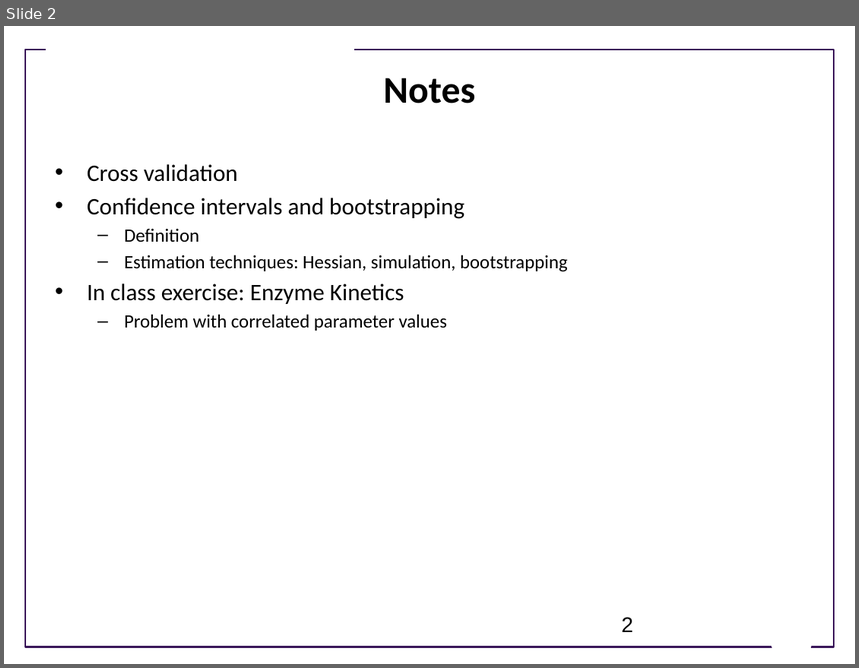
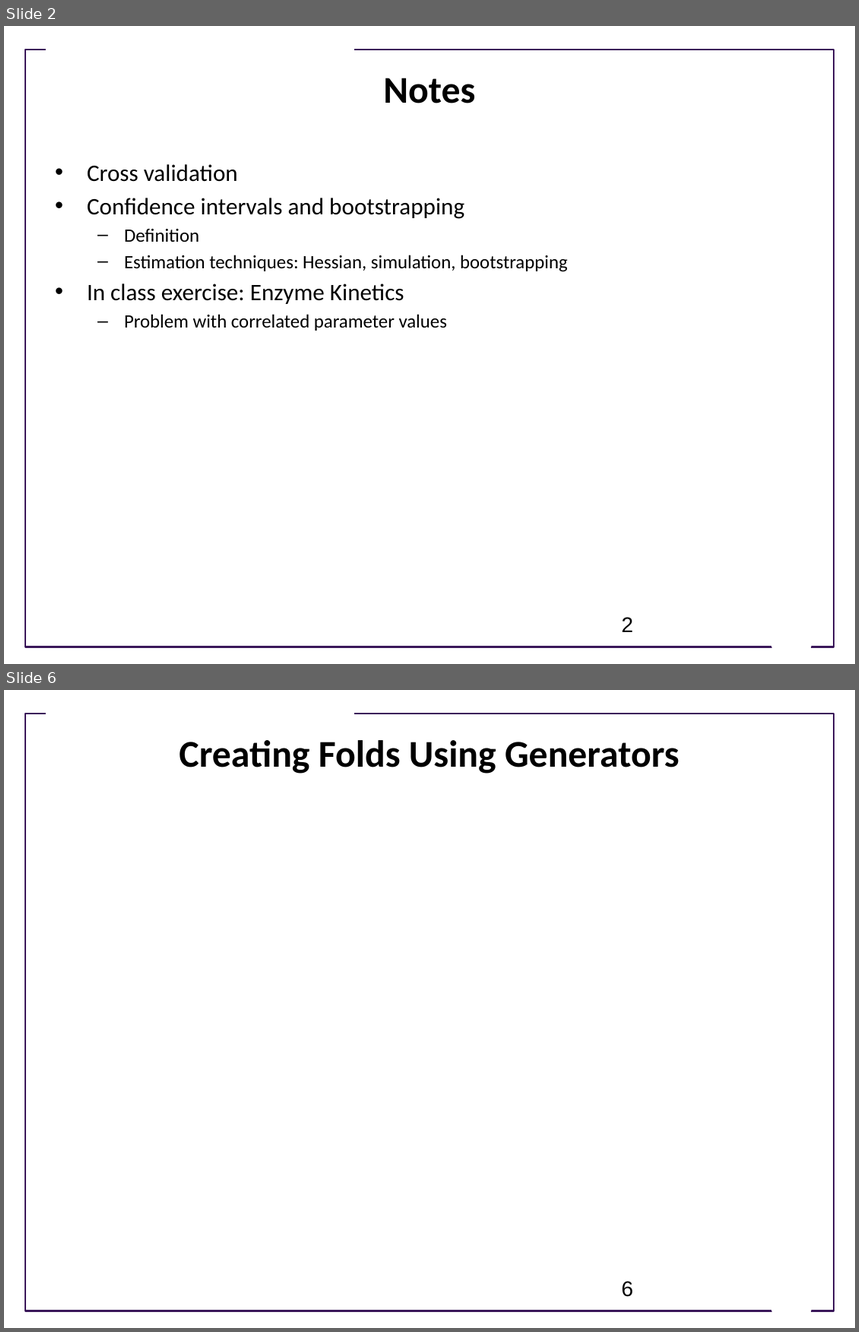
Before and after one commit to ModelEngineering/advancing-biomedical-models, a slide deck: Lectures/Week_4/CSE 599V Lecture 10 - Estimating Confidence in Models and Parameters- II .pptx. Shown one above the other, each under a label of ours: slide 2 before the commit, slides 2 and 6 after it; the slides between them are not shown. The pictures are 859x668 and 859x1332 pixels, drawn with LibreOffice and Linux fonts; fonts in the diff are those of the drawing; background and template pictures are left out. Boxes give left, top, right and bottom in pixels: in the first picture for what was removed or moved away, otherwise in the second. Text is boxed around its words. In the diff, an @@ line names an element or a change of style, - is before the commit and + after.

```diff
--- a/Lectures/Week_4/CSE 599V Lecture 10 - Estimating Confidence in Models and Parameters- II .pptx
+++ b/Lectures/Week_4/CSE 599V Lecture 10 - Estimating Confidence in Models and Parameters- II .pptx
@@ slide 6 added at [4,690,855,1328], background #FFFFFF; not listed: 3 template elements that a slide beside it also shows @@
@@ title added at [179,740,680,774], 32 pt, text #000000, bold @@
+Creating Folds Using Generators
@@ page number added at [622,1281,634,1297], 18 pt, text #000000 @@
+6
```
Also in this commit, not shown: 3 other slides added, 1 slide removed, 2 other files.
